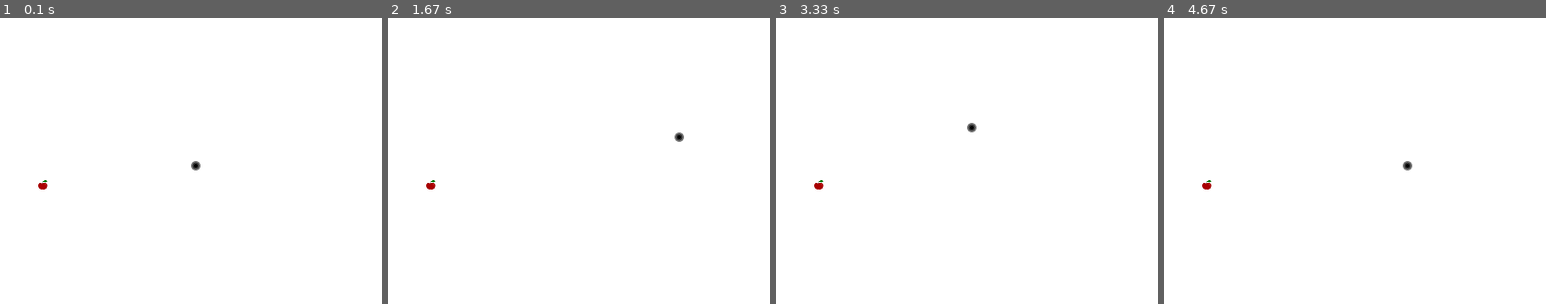
Above: before the commit, frames 1-4 (left to right).
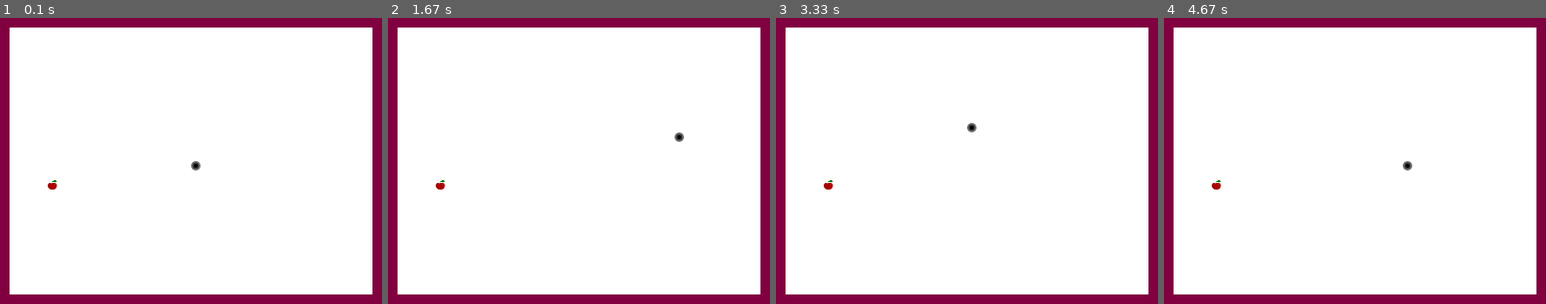
Above: after the commit, the same moments.

Repository: tsveti22/snake_pygame
Game: pygame game, started from snake.py
Two runs of this game, one before a commit and one after it. Both use one fixed random seed, a clock stepped at 60 frames per second and the inputs below.
Inputs:
- Up to frame 1 (0.1 s): no input
- Up to frame 2 (1.67 s): hold Right 0.33-0.8 s; hold Up 0.83-1.13 s; hold Right 1.17-1.63 s
- Up to frame 3 (3.33 s): hold Left 1.67-2.2 s; hold Down 2.23-2.53 s; hold Left 2.57-2.97 s; hold Up from 3 s (still down)
- Up to frame 4 (4.67 s): release Up at 3.37 s; hold Right 3.4-4.03 s; hold Down 4.07-4.43 s; hold Left from 4.47 s (still down)

The runs differ from the first frame. In frame 1, 11% of the frame differs, in the area x 0-100%, y 0-100%; in frame 2, 11%; in frame 3, 11%; in frame 4, 11%.

Commit message:
Added visible boundaries

Diff:
--- a/constants.py
+++ b/constants.py
@@ -17,6 +17,9 @@
 DISPLAY_WIDTH = 400
 DISPLAY_HEIGHT = 300
 BLOCK_SIZE = 10
+BORDER = 10
+FIELD_WIDTH = DISPLAY_WIDTH - BORDER
+FIELD_HEIGHT = DISPLAY_HEIGHT - BORDER
 
 # FRAMES PER SECOND
 FPS = 10
@@ -25,3 +28,5 @@
 headimg = pygame.image.load('head.png')
 body = pygame.image.load('body.png')
 apple = pygame.image.load('apple.png')
+horizontal = pygame.image.load('horizontal.png')
+vertical = pygame.image.load("vertical.png")
--- a/functions.py
+++ b/functions.py
@@ -25,8 +25,8 @@
 # Eat apple, generate new one and make snake grow
 def eatApple(x,y,rand_x,rand_y, length):
     if x == rand_x and y == rand_y:
-        rand_x = round(random.randrange(0, DISPLAY_WIDTH - BLOCK_SIZE)/10.0)*10.0
-        rand_y = round(random.randrange(0, DISPLAY_HEIGHT - BLOCK_SIZE)/10.0)*10.0
+        rand_x = round(random.randrange(BORDER, FIELD_WIDTH - BLOCK_SIZE)/10.0)*10.0
+        rand_y = round(random.randrange(BORDER, FIELD_HEIGHT - BLOCK_SIZE)/10.0)*10.0
         length = length + 1
     result = (rand_x, rand_y, length)
     return result
@@ -61,8 +61,8 @@
     lead_y_change = 0
 
     # Apple location = random
-    randAppleX = round(random.randrange(0, DISPLAY_WIDTH - BLOCK_SIZE)/10.0)*10.0
-    randAppleY = round(random.randrange(0, DISPLAY_HEIGHT - BLOCK_SIZE)/10.0)*10.0
+    randAppleX = round(random.randrange(BORDER, FIELD_WIDTH - BLOCK_SIZE)/10.0)*10.0
+    randAppleY = round(random.randrange(BORDER, FIELD_HEIGHT - BLOCK_SIZE)/10.0)*10.0
 
     # Main loop
     while not GAME_EXIT:
@@ -97,15 +97,21 @@
                     lead_x_change = 0
 
         # Set boundaries
-        if lead_x > DISPLAY_WIDTH or lead_x < 0 or lead_y > DISPLAY_HEIGHT or lead_y < 0:
+        if lead_x > FIELD_WIDTH or lead_x < BORDER or lead_y > FIELD_HEIGHT or lead_y < BORDER:
             GAME_OVER = True
 
         # Update head position
         lead_x += lead_x_change
         lead_y += lead_y_change
 
-        # Draw background and apple
+        # Draw background
         gameDisplay.fill(white)
+        # Draw boundaries
+        top_bound = gameDisplay.blit(horizontal,(0,0))
+        bottom_bound = gameDisplay.blit(horizontal,(0,DISPLAY_HEIGHT-BORDER))
+        left_bound = gameDisplay.blit(vertical, (0,0))
+        right_bound = gameDisplay.blit(vertical, (DISPLAY_WIDTH-BORDER, 0))
+        # Draw apple
         gameDisplay.blit(apple, (randAppleX,randAppleY))
 
         # List of coordinates of snake
Binary file added: apple_big.png
Binary file added: body_big.png
Binary file added: head_big.png
Binary file added: horizontal.png
Binary file added: vertical.png
